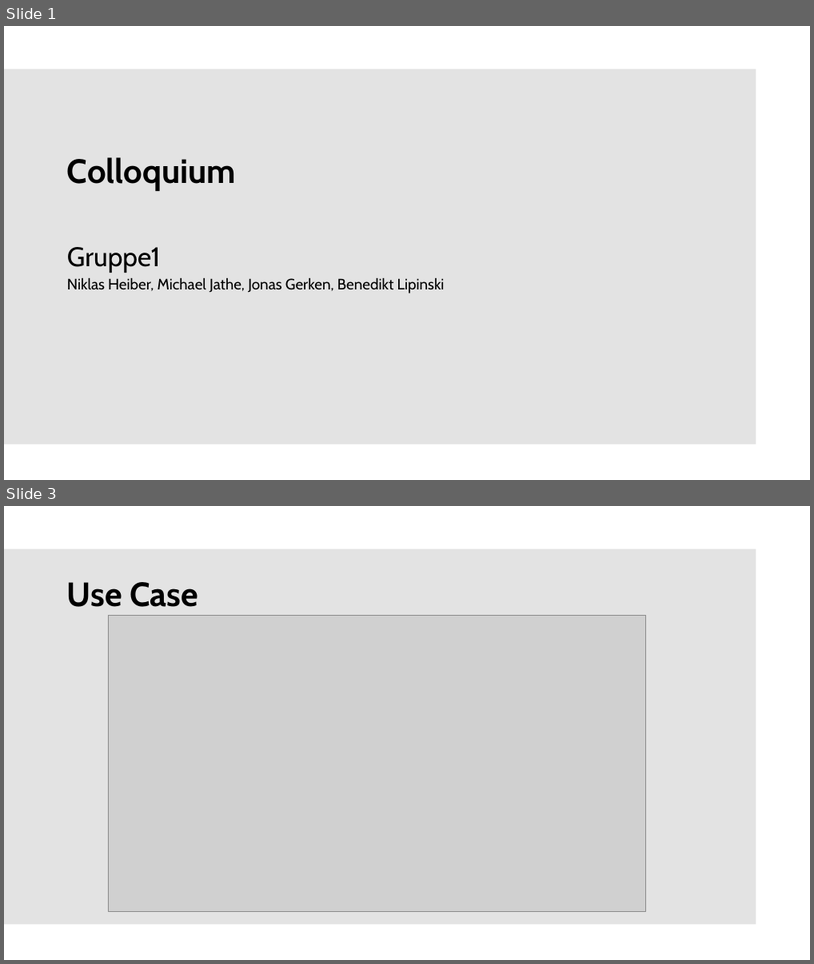
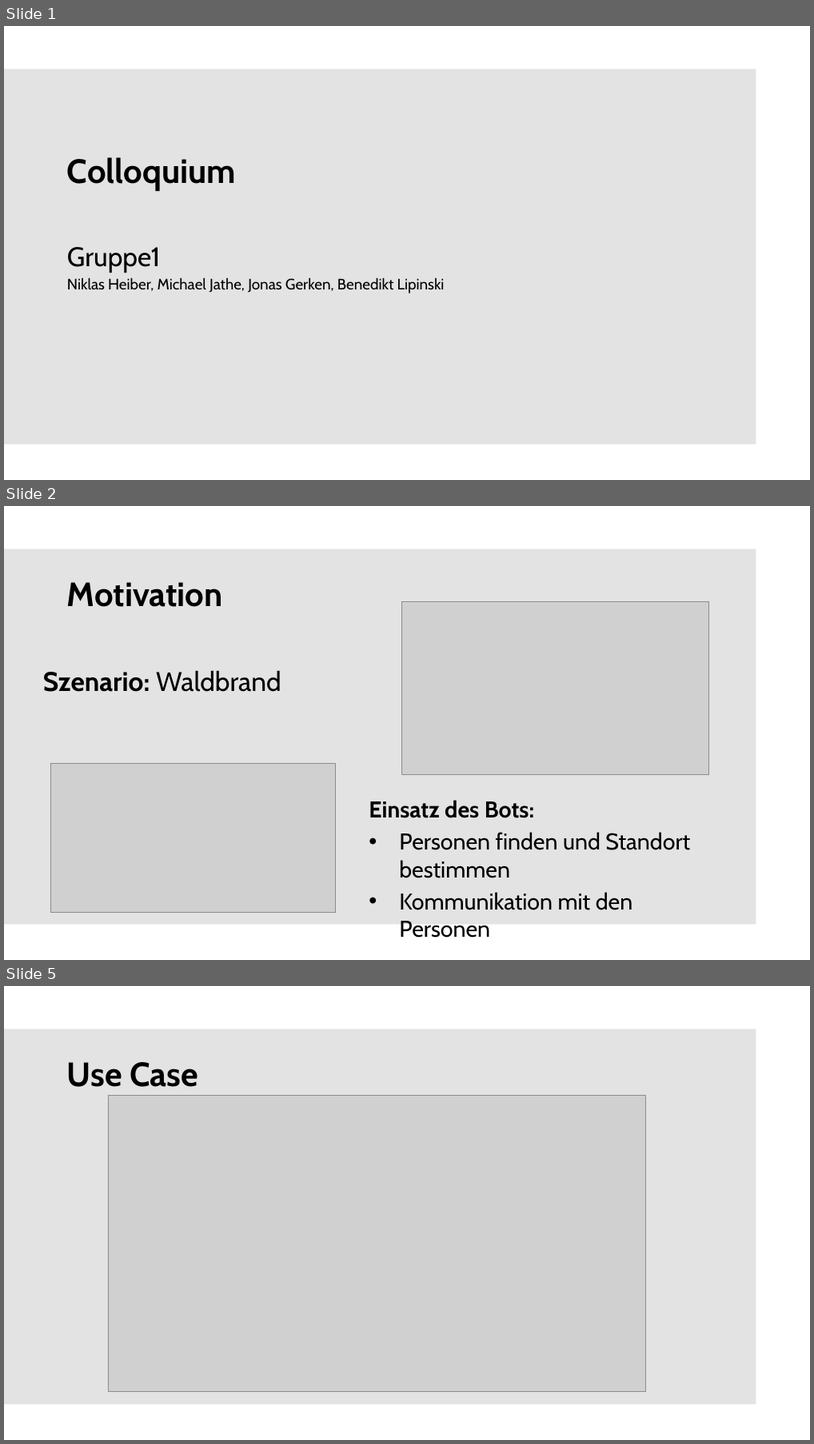
Before and after one commit to mjathe/Rescue-Bot-Gruppe1, a slide deck: Präsentation/Colloquium.pptx. Shown one above the other, each under a label of ours: slides 1 and 3 before the commit, slides 1, 2 and 5 after it; the slides between them are not shown. The pictures are 814x964 and 814x1444 pixels, drawn with LibreOffice and Linux fonts; fonts in the diff are those of the drawing; grey boxes stand for pictures; background and template pictures are left out. Boxes give left, top, right and bottom in pixels: in the first picture for what was removed or moved away, otherwise in the second. Text is boxed around its words. In the diff, an @@ line names an element or a change of style, - is before the commit and + after.

```diff
--- a/Präsentation/Colloquium.pptx
+++ b/Präsentation/Colloquium.pptx
@@ slide 2 added at (4,506,810,960), background #FFFFFF; not listed: 1 template element that a slide beside it also shows @@
@@ title added at (67,582,223,607), 40 pt, text #000000, bold @@
+Motivation
@@ picture added at (402,601,709,774) @@
@@ text added at (43,670,282,692), 32 pt, text #000000, bold @@
+Szenario: Waldbrand
@@ picture added at (50,763,335,912) @@
@@ text added at (369,800,690,910), 27.2 pt, text #000000 @@
+Einsatz des Bots:
+• Personen finden und Standort bestimmen
+• Kommunikation mit den Personen
@@ what was slide 3 is now slide 5 @@
```
Also in this commit, not shown: 5 slides changed, 9 other slides added, 4 slides removed.
